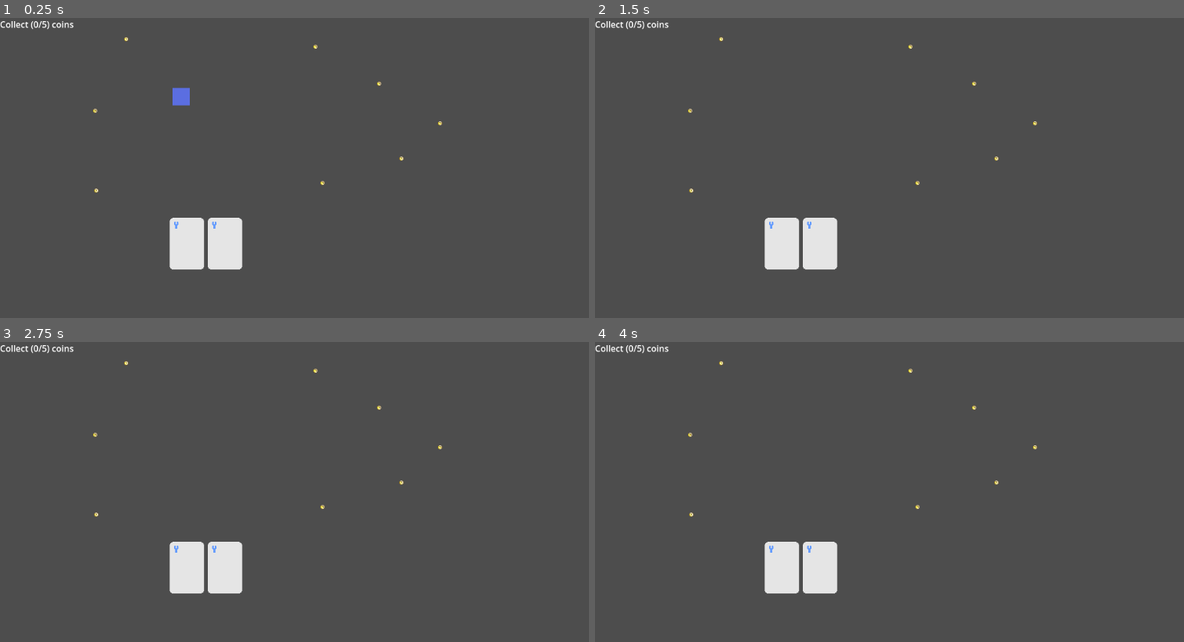
Above: before the commit, frames 1-4 (two rows, left to right).
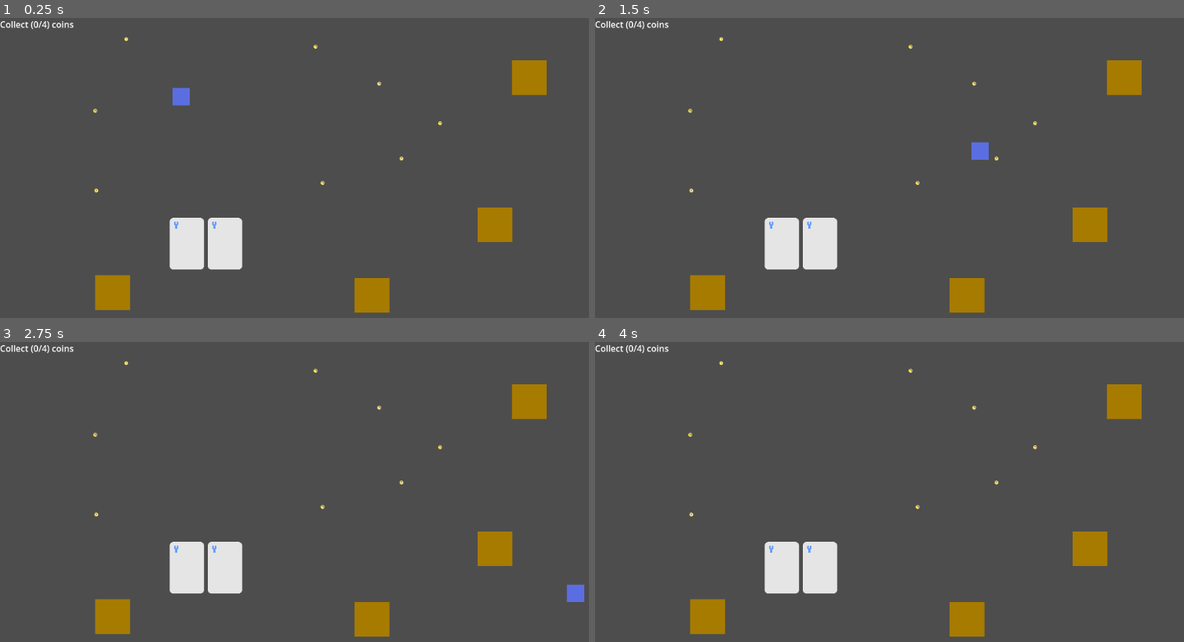
Above: after the commit, the same moments.

Repository: GoldenAppler-eng/Psyches-Dungeon
Game: Godot game, scene res://scenes/test_world.tscn
The game is run twice, just before and just after one commit, with the same random seed, the same clock (stepped at 60 frames per second) and the same inputs. This scene is started directly instead of the project's main scene.
Inputs:
- Up to frame 1 (0.25 s): no input
- Up to frame 2 (1.5 s): tap Enter at 0.5 s; hold W (move_right, bound only after the commit) 0.53-1.28 s; tap Space (attack) at 0.6 s; hold D (move_down, bound only after the commit) from 1.28 s (still down); tap E (open_chest) at 1.35 s
- Up to frame 3 (2.75 s): release D (move_down, bound only after the commit) at 2.03 s; hold W (move_right, bound only after the commit) from 2.03 s (still down); tap Space (attack) at 2.1 s
- Up to frame 4 (4 s): tap E (open_chest) at 2.85 s; tap Space (attack) at 3.5, 3.6 s; release W (move_right, bound only after the commit) at 3.53 s; hold A (move_left, bound only before the commit) from 3.53 s (still down)

The runs differ from the first frame. In frame 1, 2.8% of the frame differs, in the area x 7-93%, y 1-99%; in frame 2, 3.0%; in frame 3, 3.0%, in the area x 7-100%, y 1-99%; in frame 4, 2.8%.

Commit message:
Improved room changing

Diff:
--- a/prefabs/handlers/card_handler.tscn
+++ b/prefabs/handlers/card_handler.tscn
@@ -15,6 +15,7 @@
 
 [node name="next" parent="." instance=ExtResource("1_xopyf")]
 unique_name_in_owner = true
+effect_type = 4
 
 [node name="current" parent="." instance=ExtResource("1_xopyf")]
 unique_name_in_owner = true
@@ -22,6 +23,11 @@
 
 [node name="cover" parent="." instance=ExtResource("1_xopyf")]
 unique_name_in_owner = true
+effect_type = 4
+face_down = true
+
+[node name="deck" parent="." instance=ExtResource("1_xopyf")]
+face_down = true
 
 [node name="NewCardTimer" type="Timer" parent="."]
 wait_time = 30.0
--- a/prefabs/handlers/proc_gen_handler.tscn
+++ b/prefabs/handlers/proc_gen_handler.tscn
@@ -6,5 +6,5 @@
 
 [node name="proc_gen_handler" type="Node2D"]
 script = ExtResource("1_1lcue")
-room_prefab = ExtResource("2_ebkvp")
+room_prefab_pool = Array[PackedScene]([ExtResource("2_ebkvp")])
 empty_room_prefab = ExtResource("3_t3mba")
--- a/prefabs/placeable/player.tscn
+++ b/prefabs/placeable/player.tscn
@@ -32,6 +32,11 @@
 unique_name_in_owner = true
 one_shot = true
 
+[node name="AttackCooldownTimer" type="Timer" parent="."]
+unique_name_in_owner = true
+wait_time = 0.5
+one_shot = true
+
 [node name="PlayerHitbox" type="Area2D" parent="."]
 collision_layer = 32
 monitoring = false
@@ -49,11 +54,6 @@
 [node name="CollisionShape2D" type="CollisionShape2D" parent="DamagerHitbox"]
 shape = SubResource("CircleShape2D_v5vp4")
 
-[node name="AttackCooldownTimer" type="Timer" parent="."]
-unique_name_in_owner = true
-wait_time = 0.5
-one_shot = true
-
 [node name="RoomDetector" type="Area2D" parent="."]
 collision_layer = 0
 collision_mask = 2048
@@ -65,3 +65,4 @@
 [connection signal="timeout" from="InvinciblityTimer" to="." method="_on_invinciblity_timer_timeout"]
 [connection signal="timeout" from="AttackCooldownTimer" to="." method="_on_attack_cooldown_timer_timeout"]
 [connection signal="area_entered" from="RoomDetector" to="RoomDetector" method="_on_new_room_entered"]
+[connection signal="area_exited" from="RoomDetector" to="RoomDetector" method="_on_room_exited"]
--- a/scenes/test_world.tscn
+++ b/scenes/test_world.tscn
@@ -1,10 +1,11 @@
-[gd_scene load_steps=6 format=3 uid="uid://47pk3lvrw00k"]
+[gd_scene load_steps=7 format=3 uid="uid://47pk3lvrw00k"]
 
 [ext_resource type="PackedScene" uid="uid://bh85bemgdn78m" path="res://prefabs/handlers/effect_resolution_handler.tscn" id="1_o22w8"]
 [ext_resource type="PackedScene" uid="uid://di8bojp8w0r88" path="res://prefabs/placeable/player.tscn" id="2_wgghm"]
 [ext_resource type="PackedScene" uid="uid://b745s8ogrbuvm" path="res://prefabs/handlers/task_handler.tscn" id="3_mohqd"]
 [ext_resource type="PackedScene" uid="uid://3v1d7p2qk7hi" path="res://prefabs/placeable/coin.tscn" id="4_siekt"]
 [ext_resource type="PackedScene" uid="uid://bnj71gqcb0bcx" path="res://prefabs/handlers/card_handler.tscn" id="5_sf3at"]
+[ext_resource type="PackedScene" uid="uid://blel4b2ar46uf" path="res://prefabs/placeable/chest.tscn" id="6_nv1jd"]
 
 [node name="test_world" type="Node2D"]
 
@@ -43,3 +44,15 @@
 
 [node name="coin8" parent="." instance=ExtResource("4_siekt")]
 position = Vector2(593, 304)
+
+[node name="chest" parent="." instance=ExtResource("6_nv1jd")]
+position = Vector2(973, 110)
+
+[node name="chest2" parent="." instance=ExtResource("6_nv1jd")]
+position = Vector2(910, 381)
+
+[node name="chest3" parent="." instance=ExtResource("6_nv1jd")]
+position = Vector2(207, 506)
+
+[node name="chest4" parent="." instance=ExtResource("6_nv1jd")]
+position = Vector2(684, 511)
--- a/scripts/RoomDetector.gd
+++ b/scripts/RoomDetector.gd
@@ -1,4 +1,32 @@
 extends Area2D
 
+var prev_room_area : Area2D
+
+func _on_room_exited(area : Area2D) -> void:
+	GlobalSignalBus.room_exited.emit(area)
+
+	area.owner.set_process(PROCESS_MODE_DISABLED)
+
 func _on_new_room_entered(area : Area2D) -> void:
-	GlobalSignalBus.room_changed.emit(0, area)
+	GlobalSignalBus.room_entered.emit(area)
+
+	area.owner.set_process(PROCESS_MODE_INHERIT)
+
+	if not prev_room_area:
+		prev_room_area = area
+		return
+
+	var travel_direction : int = -1
+
+	if area.global_position.x > prev_room_area.global_position.x:
+		travel_direction = Global.DIRECTION.EAST
+	elif area.global_position.x < prev_room_area.global_position.x:
+		travel_direction = Global.DIRECTION.WEST
+	elif area.global_position.y < prev_room_area.global_position.y:
+		travel_direction = Global.DIRECTION.NORTH
+	elif area.global_position.y > prev_room_area.global_position.y:
+		travel_direction = Global.DIRECTION.SOUTH
+
+	prev_room_area = area
+
+	GlobalSignalBus.room_changed.emit(travel_direction, area)
--- a/scripts/card.gd
+++ b/scripts/card.gd
@@ -4,7 +4,7 @@
 var task_text : String
 var effect_text : String
 @export var effect_type : int = 4
-var face_down : bool
+@export var face_down : bool
 
 @onready var base : AnimatedSprite2D = $%base
 @onready var effect_icon : AnimatedSprite2D = $%effect_icon
--- a/scripts/enemy.gd
+++ b/scripts/enemy.gd
@@ -14,8 +14,9 @@
 @onready var attack_cooldown_timer : Timer = $%AttackCooldownTimer
 @onready var invincibility_timer : Timer = $%InvincibilityTimer
 
-@export var target_player : Player
 @export var dropped_item : PackedScene
+
+var target_player : Player
 
 var damager_hitbox_offset : float
 var speed := MAX_SPEED
@@ -30,6 +31,8 @@
 var _target_direction : Vector2
 
 func _ready() -> void:
+	target_player = Global.global_player
+
 	health = max_health
 	damager_hitbox_offset = damager_hitbox.position.x
 
--- a/scripts/handlers/camera_handler.gd
+++ b/scripts/handlers/camera_handler.gd
@@ -1,7 +1,20 @@
 extends Camera2D
 
+var rooms_entered : Array[Node2D] = []
+
 func _ready() -> void:
-	GlobalSignalBus.room_changed.connect(_on_room_changed)
+	GlobalSignalBus.room_entered.connect(_on_room_entered)
+	GlobalSignalBus.room_exited.connect(_on_room_exited)
 
-func _on_room_changed(direction : int, room_area : Node2D) -> void:
-	global_position = room_area.global_position
+func _on_room_entered(room_area : Node2D) -> void:
+	rooms_entered.append(room_area)
+
+	global_position = rooms_entered.back().global_position
+
+func _on_room_exited(room_area : Node2D) -> void:
+	rooms_entered.remove_at(rooms_entered.find(room_area))
+
+	if rooms_entered.is_empty():
+		return
+
+	global_position = rooms_entered.back().global_position
--- a/scripts/handlers/card_handler.gd
+++ b/scripts/handlers/card_handler.gd
@@ -12,7 +12,9 @@
 @onready var current : Card = $%current
 @onready var cover : Card = $%cover
 
-func ready() -> void:
+func _ready() -> void:
+	GlobalSignalBus.task_completed.connect(_on_task_completed)
+
 	_generate_new_current_card()
 
 func _generate_new_current_card() -> void:
@@ -43,3 +45,8 @@
 
 func _on_new_card_timer_timeout() -> void:
 	_generate_new_current_card()
+
+func _on_task_completed(task_type : int) -> void:
+	print("YOOOOO" + str(task_type))
+	_generate_new_current_card()
+	new_card_timer.start()
--- a/scripts/handlers/proc_gen_handler.gd
+++ b/scripts/handlers/proc_gen_handler.gd
@@ -1,9 +1,9 @@
 extends Node2D
 
-@export var room_prefab : PackedScene
+@export var room_prefab_pool : Array[PackedScene]
+
 @export var empty_room_prefab : PackedScene
 
-enum DIRECTION { NORTH = 3, SOUTH = 4, EAST = 5, WEST = 6 }
 enum ROOM_STATUS { NOT_PROCESSED = 0, PROCESSED_EMPTY, PROCESSED_FILLED }
 enum ROOM_TYPE { EMPTY = 0, FILLED }
 
@@ -39,17 +39,17 @@
 		rooms_to_generate_surrounding = []
 
 func _send_off_room_connectors(room : Node2D) -> void:
-	for i : int in DIRECTION.values():
+	for i : int in Global.DIRECTION.values():
 		var direction_str : String
 
 		match i:
-			DIRECTION.NORTH:
+			Global.DIRECTION.NORTH:
 				direction_str = "north"
-			DIRECTION.SOUTH:
+			Global.DIRECTION.SOUTH:
 				direction_str = "south"
-			DIRECTION.EAST:
+			Global.DIRECTION.EAST:
 				direction_str = "east"
-			DIRECTION.WEST:
+			Global.DIRECTION.WEST:
 				direction_str = "west"
 
 		var connector : Area2D = room.get_node_or_null(direction_str + "_connector") as Area2D
@@ -63,6 +63,7 @@
 		ROOM_TYPE.EMPTY:
 			room = empty_room_prefab.instantiate() as Node2D
 		ROOM_TYPE.FILLED:
+			var room_prefab : PackedScene = room_prefab_pool.pick_random()
 			room = room_prefab.instantiate() as Node2D
 
 	get_parent().add_child.call_deferred(room)
@@ -76,13 +77,13 @@
 	var delta_y : float = 0
 
 	match direction:
-		DIRECTION.NORTH:
+		Global.DIRECTION.NORTH:
 			delta_y = -ROOM_HEIGHT
-		DIRECTION.SOUTH:
+		Global.DIRECTION.SOUTH:
 			delta_y = ROOM_HEIGHT
-		DIRECTION.EAST:
+		Global.DIRECTION.EAST:
 			delta_x = ROOM_WIDTH
-		DIRECTION.WEST:
+		Global.DIRECTION.WEST:
 			delta_x = -ROOM_WIDTH
 
 	var world_coord_x : float = origin_room.global_position.x + delta_x
@@ -103,7 +104,7 @@
 		if has_rooms[i] == ROOM_STATUS.NOT_PROCESSED:
 			empty_space_indices.append(i)
 		else:
-			var direction : int = i + DIRECTION.NORTH
+			var direction : int = i + Global.DIRECTION.NORTH
 
 			if has_rooms[i] == ROOM_STATUS.PROCESSED_FILLED:
 				_set_door_in_direction(origin_room, direction, false)
@@ -115,7 +116,7 @@
 
 	var random_empty_space_index : int = empty_space_indices.pick_random()
 
-	guaranteed_direction = random_empty_space_index + DIRECTION.NORTH
+	guaranteed_direction = random_empty_space_index + Global.DIRECTION.NORTH
 	_generate_room_in_direction(origin_room, guaranteed_direction, ROOM_TYPE.FILLED)
 	_set_door_in_direction(origin_room, guaranteed_direction, false)
 
@@ -124,7 +125,7 @@
 	for index in empty_space_indices:
 		var rng : float = randf()
 
-		var direction : int = index + DIRECTION.NORTH
+		var direction : int = index + Global.DIRECTION.NORTH
 
 		if rng < ROOM_GEN_CHANCE:
 			_generate_room_in_direction(origin_room, direction, ROOM_TYPE.FILLED)
@@ -136,21 +137,21 @@
 func _check_surroundings(room : Node2D) -> Array[int]:
 	var has_rooms : Array[int] = [ROOM_STATUS.NOT_PROCESSED, ROOM_STATUS.NOT_PROCESSED, ROOM_STATUS.NOT_PROCESSED, ROOM_STATUS.NOT_PROCESSED]
 
-	for i : int in DIRECTION.values():
+	for i : int in Global.DIRECTION.values():
 		var direction_str : String
 
 		match i:
-			DIRECTION.NORTH:
+			Global.DIRECTION.NORTH:
 				direction_str = "north"
-			DIRECTION.SOUTH:
+			Global.DIRECTION.SOUTH:
 				direction_str = "south"
-			DIRECTION.EAST:
+			Global.DIRECTION.EAST:
 				direction_str = "east"
-			DIRECTION.WEST:
+			Global.DIRECTION.WEST:
 				direction_str = "west"
 
 		var connector : Area2D = room.get_node_or_null(direction_str + "_connector") as Area2D
-		var index : int = i - DIRECTION.NORTH
+		var index : int = i - Global.DIRECTION.NORTH
 
 		if connector.has_overlapping_areas():
 			for area in connector.get_overlapping_areas():
--- a/scripts/handlers/task_handler.gd
+++ b/scripts/handlers/task_handler.gd
@@ -19,12 +19,17 @@
 
 func _ready() -> void:
 	GlobalSignalBus.coin_collected.connect(_on_coin_collected)
+	GlobalSignalBus.chest_opened.connect(_on_chest_opened)
+	GlobalSignalBus.trap_activated.connect(_on_trap_activated)
+	GlobalSignalBus.enemy_death.connect(_on_enemy_death)
+	GlobalSignalBus.player_death.connect(_on_player_death)
+	GlobalSignalBus.room_changed.connect(_on_room_changed)
 
 	current_task_type = Global.TASK_TYPE.COLLECT
 
 func _process(delta : float) -> void:
 	if task_completion_counter >= task_completion_amount:
-		GlobalSignalBus.task_completed.emit(current_task_type)
+		signal_task_completed()
 
 	var task_text : String
 
@@ -39,6 +44,8 @@
 			task_text = "Open (" + str(task_completion_counter) + "/" + str(task_completion_amount) + ") chests"
 		Global.TASK_TYPE.ACTIVATE:
 			task_text = "Activate (" + str(task_completion_counter) + "/" + str(task_completion_amount) + ") traps"
+		Global.TASK_TYPE.DIE:
+			task_text = "Die"
 		Global.TASK_TYPE.TRAVEL:
 			task_text = "Go " + direction_dict[task_completion_direction] + " into another room (" + str(task_completion_counter) + "/" + str(task_completion_amount) + ") times in a row"
 
@@ -56,3 +63,32 @@
 func _on_coin_collected() -> void:
 	if current_task_type == Global.TASK_TYPE.COLLECT:
 		task_completion_counter += 1
+
+func _on_chest_opened() -> void:
+	if current_task_type == Global.TASK_TYPE.OPEN:
+		task_completion_counter += 1
+
+func _on_trap_activated(activating_body : Node2D) -> void:
+	if current_task_type == Global.TASK_TYPE.ACTIVATE and activating_body is Player:
+		task_completion_counter += 1
+
+func _on_enemy_death(is_gold : bool) -> void:
+	if current_task_type == Global.TASK_TYPE.DEFEAT:
+		task_completion_counter += 1
+	elif current_task_type == Global.TASK_TYPE.DEFEAT_GOLD and is_gold:
+		task_completion_counter += 1
+
+func _on_player_death() -> void:
+	if current_task_type == Global.TASK_TYPE.DIE:
+		signal_task_completed()
+
+func _on_room_changed(direction : int, room_area : Node2D) -> void:
+	if current_task_type == Global.TASK_TYPE.TRAVEL:
+		if task_completion_direction == direction:
+			task_completion_counter += 1
+		else:
+			reset_counter()
+
+func signal_task_completed() -> void:
+	reset_counter()
+	GlobalSignalBus.task_completed.emit(current_task_type)
--- a/scripts/singletons/Global.gd
+++ b/scripts/singletons/Global.gd
@@ -1,6 +1,7 @@
 extends Node
 
 enum EFFECT_TYPE { PSYCHE = 0, CONTROL, GOAL, NONE }
-enum TASK_TYPE { DEFEAT = 0, DEFEAT_GOLD, COLLECT, OPEN, ACTIVATE, TRAVEL }
+enum TASK_TYPE { DEFEAT = 0, DEFEAT_GOLD, COLLECT, OPEN, ACTIVATE, DIE, TRAVEL }
+enum DIRECTION { NORTH = 3, SOUTH = 4, EAST = 5, WEST = 6 }
 
 var global_player : Player
--- a/scripts/singletons/SignalBus.gd
+++ b/scripts/singletons/SignalBus.gd
@@ -3,7 +3,10 @@
 
 signal coin_collected
 signal chest_opened
-signal trap_activated(activated_by_body : Node2D)
+signal trap_activated(activating_body : Node2D)
 signal enemy_death(is_gold : bool)
+signal player_death
+signal room_exited(room_area : Node2D)
+signal room_entered(room_area : Node2D)
 signal room_changed(direction : int, room_area : Node2D)
 signal task_completed(task_type : int)
